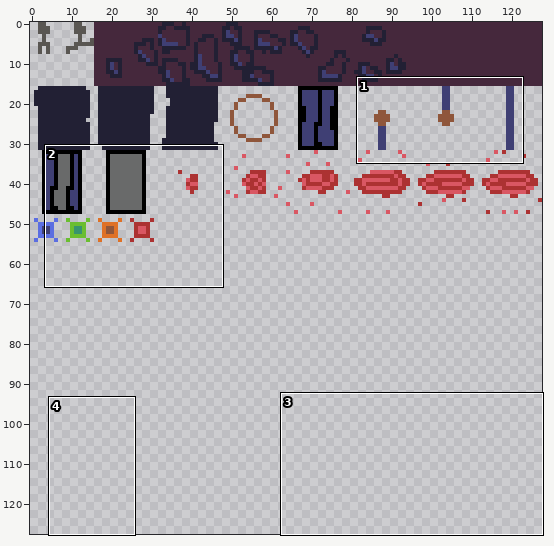
File history of a sprite sheet, src/Art/spritesheet.png. Above: a wide view before the commit, with the close-up outlined.
Close-up. Before the commit:
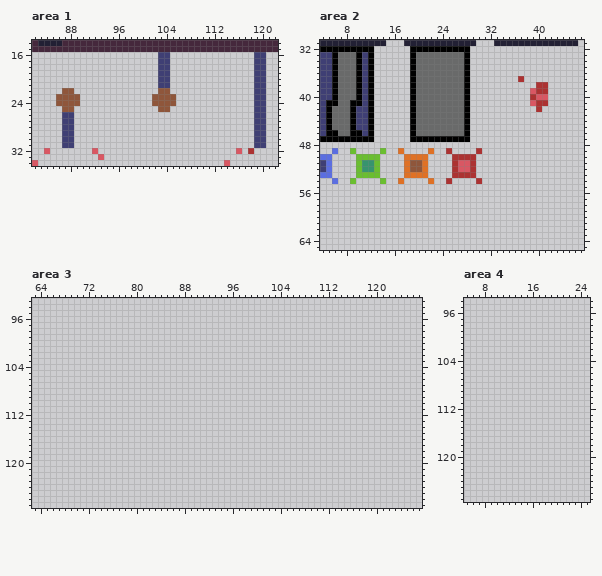
The file is 128x128 pixels. Shown: area 1: x 82..122, y 14..34; area 2: x 4..47, y 31..65; area 3: x 63..127, y 93..127; area 4: x 5..25, y 94..127. The commit also changed other parts of the picture, which this record leaves out.
New version:
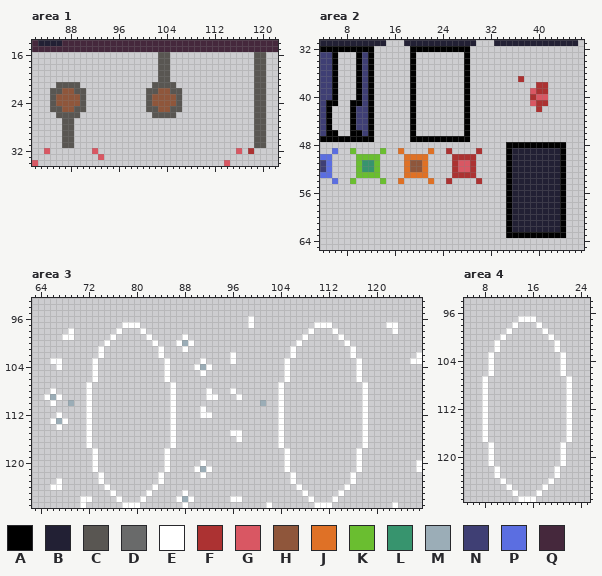
Palette (. is transparent): A #000000  B #222034  C #595652  D #696a6a  E #ffffff  F #ac3232  G #d95763  H #8f563b  J #df7126  K #6abe30  L #37946e  M #9badb7  N #3f3f74  P #5b6ee1  Q #45283c
What changed:
Changed rows in their new state; - is an unchanged pixel.
Area 1:
first column x 85:
16 ------------------CC--------------CC
17 ------------------CC--------------CC
18 ------------------CC--------------CC
19 ------------------CC--------------CC
20 ------------------CC--------------CC
21 -CCCC------------CCCC-------------CC
22 CC--CC----------CC--CC------------CC
23 C----C----------C----C------------CC
24 C----C----------C----C------------CC
25 CC--CC----------CC--CC------------CC
26 -CCCC------------CCCC-------------CC
27 --CC------------------------------CC
28 --CC------------------------------CC
29 --CC------------------------------CC
30 --CC------------------------------CC
31 --CC------------------------------CC
Area 2:
first column x 6:
33 -...----------........-----------------
34 -...----------........-----------------
35 -...----------........-----------------
36 -...----------........-----------------
37 -...----------........-----------------
38 -...----------........-----------------
39 -...----------........-----------------
40 -...----------........-----------------
41 -..-----------........-----------------
42 ...-----------........-----------------
43 ...-----------........-----------------
44 ...-----------........-----------------
45 ...-----------........-----------------
46 -..-----------........-----------------
48 -----------------------------AAAAAAAAAA
49 -----------------------------ABBBBBBBBA
50 -----------------------------ABBBBBBBBA
51 -----------------------------ABBBBBBBBA
52 -----------------------------ABBBBBBBBA
53 -----------------------------ABBBBBBBBA
54 -----------------------------ABBBBBBBBA
55 -----------------------------ABBBBBBBBA
56 -----------------------------ABBBBBBBBA
57 -----------------------------ABBBBBBBBA
58 -----------------------------ABBBBBBBBA
59 -----------------------------ABBBBBBBBA
60 -----------------------------ABBBBBBBBA
61 -----------------------------ABBBBBBBBA
62 -----------------------------ABBBBBBBBA
63 -----------------------------AAAAAAAAAA
Area 3:
first column x 65:
 96 ----------------------------------E----------------------------
 97 -------------EEE------------------E----------EEE---------EE----
 98 ----E-------E---E---------------------------E---E---------E----
 99 ---EE------E-----E-----E-------------------E-----E-------------
100 ----------E-------E---EME-----------------E-------E------------
101 ---------E---------E---E-----------------E---------E-----------
102 ---------E---------E-----------E---------E---------E----------E
103 -EE-----E-----------E-----E----E--------E-----------E--------EE
104 --E-----E-----------E----EME------------E-----------E----------
105 --------E-----------E-----E-------------E-----------E----------
106 --------E-----------E-------------------E-----------E----------
107 -------E-------------E-----------------E-------------E---------
108 -E-----E-------------E-----E---E-------E-------------E---------
109 EME----E-------------E-----EE---E------E-------------E---------
110 -E--M--E-------------E--------------M--E-------------E---------
111 -------E-------------E----E------------E-------------E---------
112 --E----E-------------E----EE-----------E-------------E---------
113 -EME---E-------------E-----------------E-------------E---------
114 --E----E-------------E-----------------E-------------E---------
115 -------E-------------E---------EE------E-------------E---------
116 -------E-------------E----------E------E-------------E---------
117 -------E-------------E-----------------E-------------E---------
118 --------E-----------E-------------------E-----------E----------
119 --------E-----------E-------------------E-----------E----------
120 --------E-----------E-----E-------------E-----------E---------E
121 --------E-----------E----EME------------E-----------E---------E
122 ---------E---------E------E--------------E---------E-----------
123 --E------E---------E---------------------E---------E-----------
124 -EE-------E-------E-----------------------E-------E------------
125 -----------E-----E-----E-------------------E-----E-------------
126 ------EE----E---E-----EME------EE-----------E---E--------------
127 ------E------EEE-------E-------------E-------EEE----------E----
Area 4:
first column x 8:
 97 ------EEE------
 98 -----E---E-----
 99 ----E-----E----
100 ---E-------E---
101 --E---------E--
102 --E---------E--
103 -E-----------E-
104 -E-----------E-
105 -E-----------E-
106 -E-----------E-
107 E-------------E
108 E-------------E
109 E-------------E
110 E-------------E
111 E-------------E
112 E-------------E
113 E-------------E
114 E-------------E
115 E-------------E
116 E-------------E
117 E-------------E
118 -E-----------E-
119 -E-----------E-
120 -E-----------E-
121 -E-----------E-
122 --E---------E--
123 --E---------E--
124 ---E-------E---
125 ----E-----E----
126 -----E---E-----
127 ------EEE------
